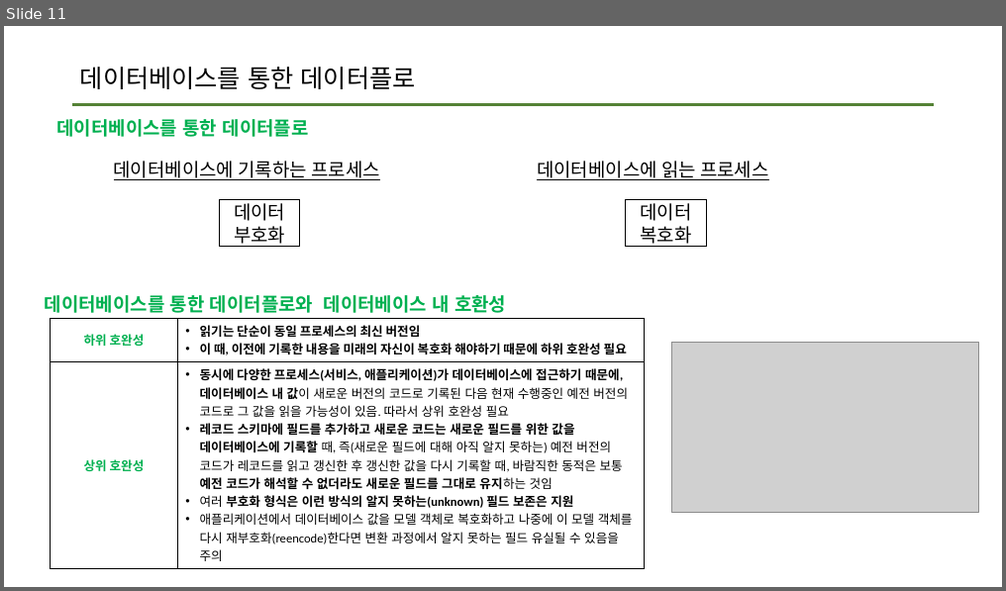
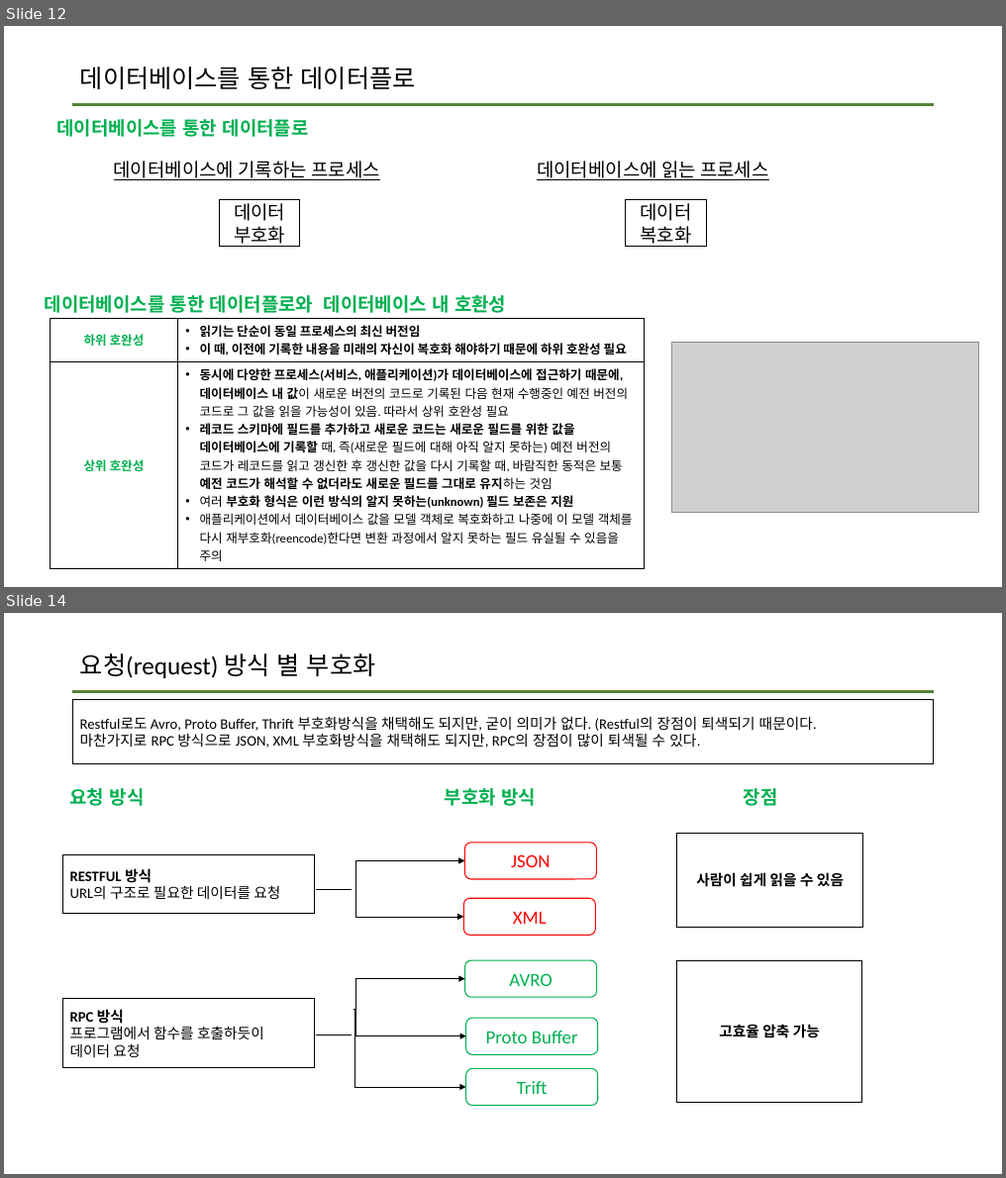
Before and after one commit to data-system-wiki/designing-data-intensive-applications, a slide deck: resources/chapter 4 summary.pptx. Shown one above the other, each under a label of ours: slide 11 before the commit, slides 12 and 14 after it; the slides between them are not shown. The pictures are 1006x591 and 1006x1178 pixels, drawn with LibreOffice and Linux fonts; fonts in the diff are those of the drawing; grey boxes stand for pictures. Boxes give left, top, right and bottom in pixels: in the first picture for what was removed or moved away, otherwise in the second. Text is boxed around its words. In the diff, an @@ line names an element or a change of style, - is before the commit and + after.

```diff
--- a/resources/chapter 4 summary.pptx
+++ b/resources/chapter 4 summary.pptx
@@ slide 14 added at box(4, 613, 1002, 1174), background #FFFFFF; not listed: 1 template element that a slide beside it also shows @@
@@ title added at box(80, 654, 376, 678), 24 pt, text #000000 @@
+요청(request) 방식 별 부호화
@@ rectangle added at box(73, 700, 934, 763), outline #000000 1 pt, 14 pt, text #000000 @@
+Restful로도 Avro, Proto Buffer, Thrift 부호화방식을 채택해도 되지만, 굳이 의미가 없다. (Restful의 장점이 퇴색되기 때문이다.
+마찬가지로 RPC 방식으로 JSON, XML 부호화방식을 채택해도 되지만, RPC의 장점이 많이 퇴색될 수 있다.
@@ text added at box(70, 788, 145, 806), 18 pt, text #00B050, bold @@
+요청 방식
@@ text added at box(445, 788, 536, 806), 18 pt, text #00B050, bold @@
+부호화 방식
@@ text added at box(744, 788, 778, 806), 18 pt, text #00B050, bold @@
+장점
@@ rounded rectangle added at box(465, 843, 597, 879), outline #FF0000 1 pt, 18 pt, text #FF0000 @@
+JSON
@@ rectangle added at box(677, 833, 863, 927), outline #000000 1 pt, 14 pt, text #000000, bold @@
+사람이 쉽게 읽을 수 있음
@@ rectangle added at box(62, 856, 315, 914), outline #000000 1 pt, 14 pt, text #000000 @@
+RESTFUL 방식
+URL의 구조로 필요한 데이터를 요청
@@ elbow double arrow added from (465, 861) to (463, 917), #000000 0.5 pt @@
@@ line added from (316, 890) to (351, 890), #000000 0.5 pt @@
@@ rounded rectangle added at box(463, 898, 595, 935), outline #FF0000 1 pt, 18 pt, text #FF0000 @@
+XML
@@ rounded rectangle added at box(465, 960, 597, 997), outline #00B050 1 pt, 18 pt, text #00B050 @@
+AVRO
@@ rectangle added at box(677, 960, 862, 1103), outline #000000 1 pt, 14 pt, text #000000, bold @@
+고효율 압축 가능
@@ rectangle added at box(62, 998, 315, 1068), outline #000000 1 pt, 14 pt, text #000000 @@
+RPC 방식
+프로그램에서 함수를 호출하듯이 데이터 요청
@@ elbow double arrow added from (465, 979) to (466, 1037), #000000 0.5 pt @@
@@ elbow arrow added from (352, 1010) to (466, 1087), #000000 0.5 pt @@
@@ rounded rectangle added at box(466, 1018, 598, 1055), outline #00B050 1 pt, 18 pt, text #00B050 @@
+Proto Buffer
@@ line added from (316, 1035) to (351, 1035), #000000 0.5 pt @@
@@ rounded rectangle added at box(466, 1069, 598, 1106), outline #00B050 1 pt, 18 pt, text #00B050 @@
+Trift
@@ what was slide 11 is now slide 12 @@
```
Also in this commit, not shown: 2 slides changed, 1 other slide added.
